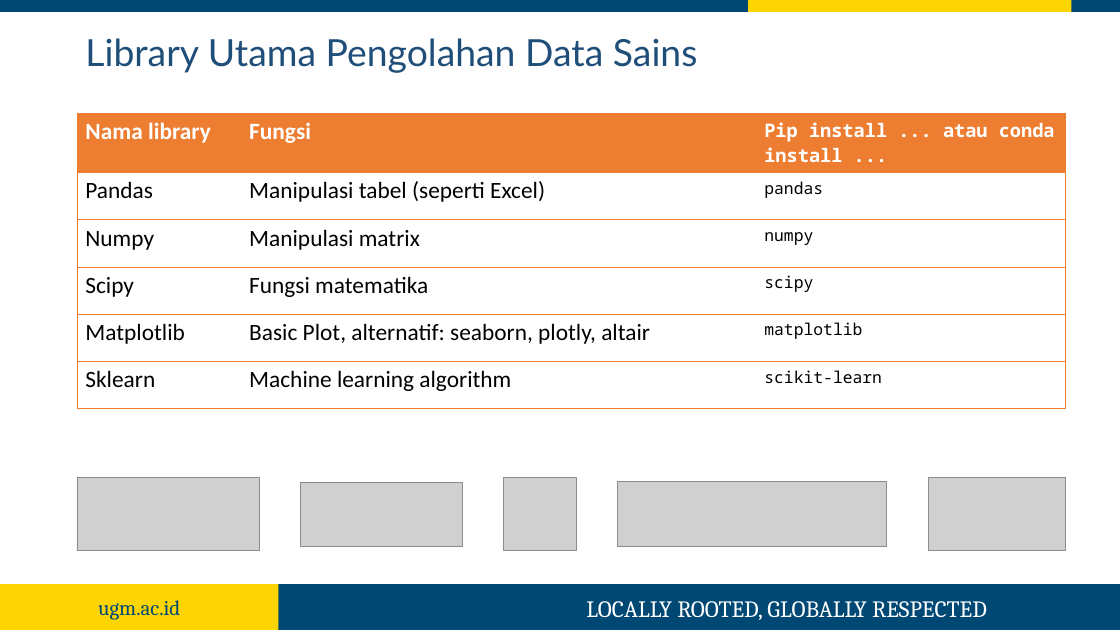
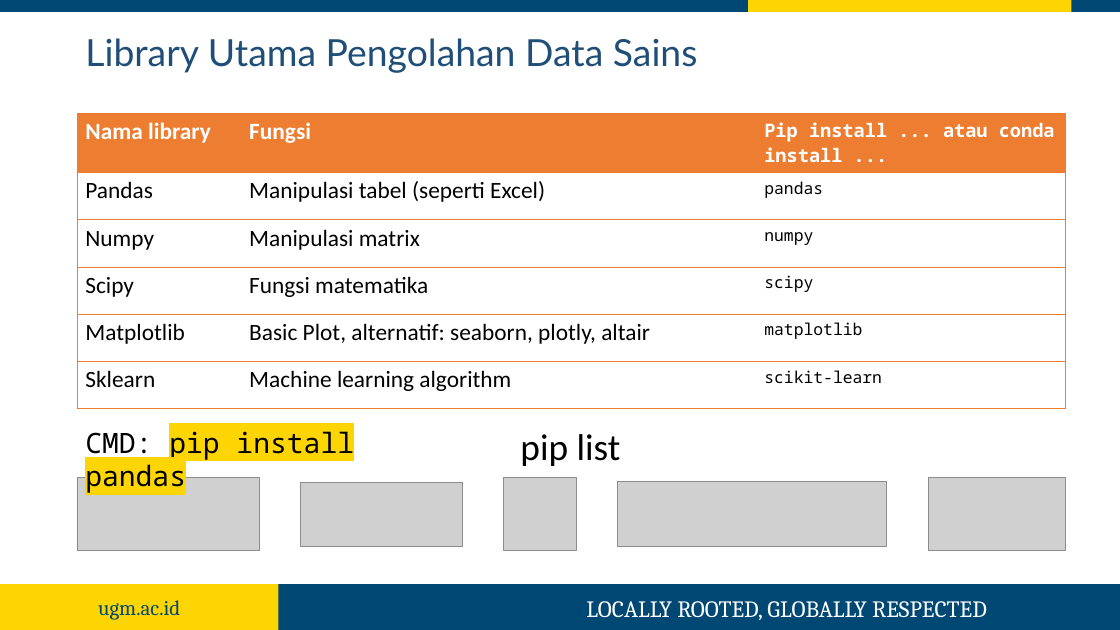
Before and after one commit to Shidiq/intro-python-ds, a slide deck: slide 8 of docs/presentasi_pengenalan python_shidiq.pptx. Drawn at 1120x630 pixels with LibreOffice and Linux fonts; fonts in the diff are those of the drawing; grey boxes stand for pictures; background and template pictures are left out. Boxes give left, top, right and bottom in pixels: in the first picture for what was removed or moved away, otherwise in the second. Text is boxed around its words. In the diff, an @@ line names an element or a change of style, - is before the commit and + after.

```diff
--- a/docs/presentasi_pengenalan python_shidiq.pptx
+++ b/docs/presentasi_pengenalan python_shidiq.pptx
@@ text added at [85,431,354,493], 24 pt, text #000000 @@
+CMD: pip install pandas
@@ text added at [520,434,621,466], 32 pt, text #000000 @@
+pip list
```
Also in this commit, not shown: 1 other slide changed, 3 other files.
